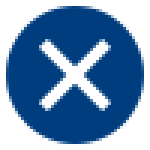
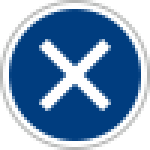
Two versions of the same layered image (150 × 150). Layer-by-layer changes:
added layer "Ellipse 1 Kopie" above "Ellipse 1" over [left=0, top=0, right=150, bottom=150]
painted on "Ellipse 1" over [left=0, top=0, right=150, bottom=150]
